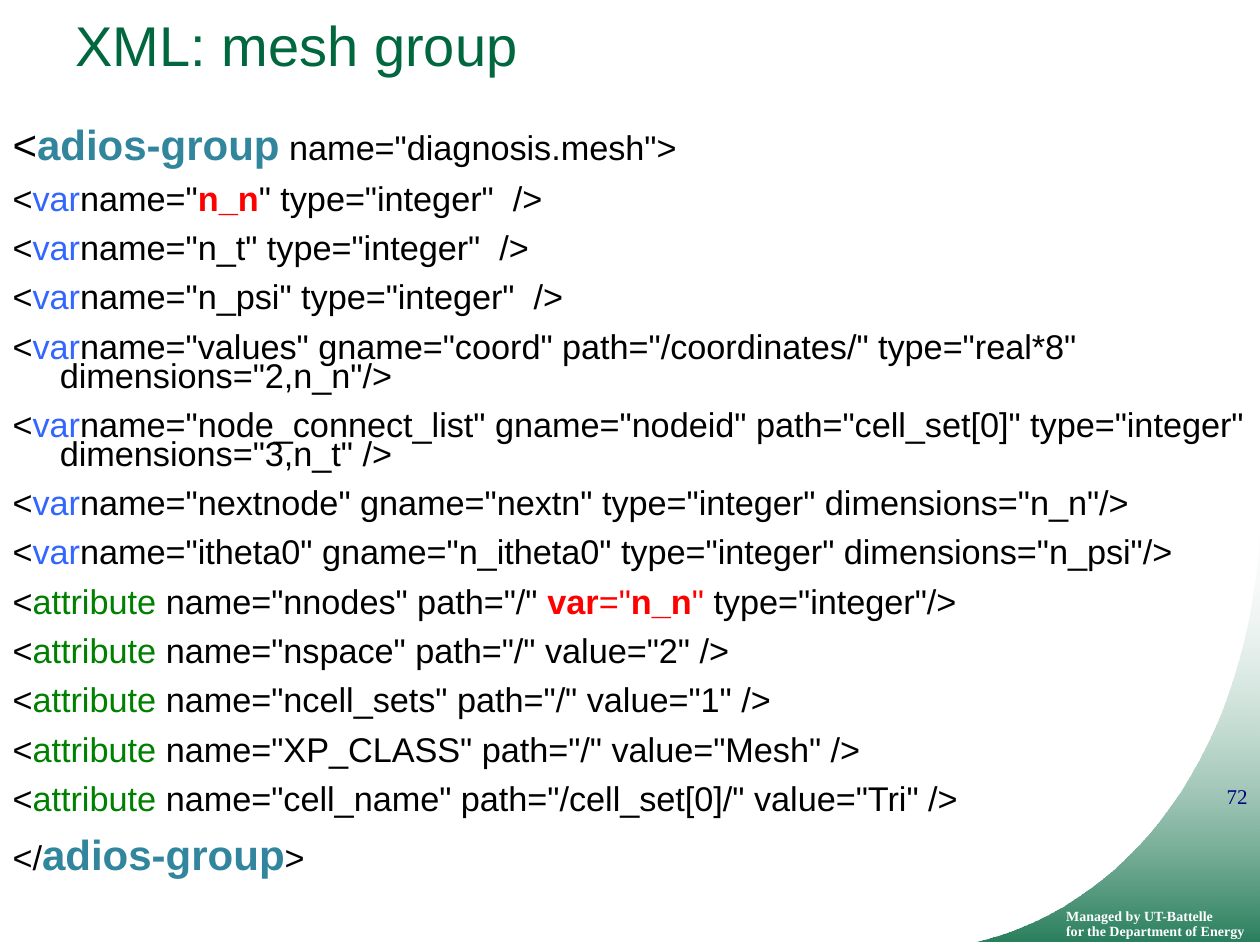
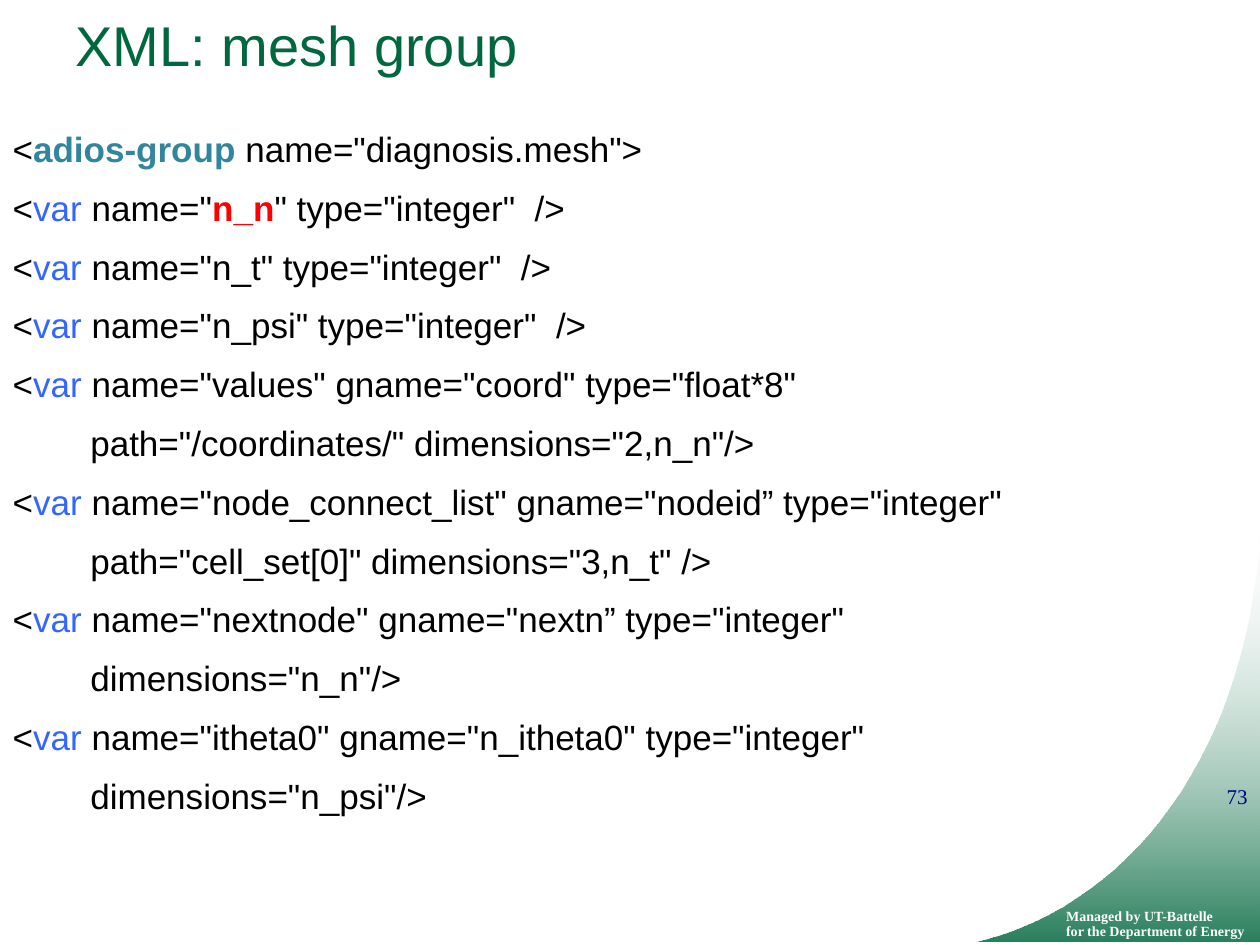
Before and after one commit to ornladios/ADIOS, a slide deck: slide 73 of tutorial/adios_api_scidac_tutorial.pptx (slide 72 before the commit). Drawn at 1260x945 pixels with LibreOffice and Linux fonts; fonts in the diff are those of the drawing; background and template pictures are left out. Boxes give left, top, right and bottom in pixels: in the first picture for what was removed or moved away, otherwise in the second. Text is boxed around its words. In the diff, an @@ line names an element or a change of style, - is before the commit and + after.

```diff
--- a/tutorial/adios_api_scidac_tutorial.pptx
+++ b/tutorial/adios_api_scidac_tutorial.pptx
@@ text at (13,136,642,169): size 24 to 20 pt in "<adios-group"; size 19.6 to 20 pt in "name="diagnosis.mesh">"; line spacing 0.7 to 0.9 @@
@@ text at (13,195,1002,815): text changed; size 19.6 to 20 pt @@
-<varname="n_n" type="integer" />
-<varname="n_t" type="integer" />
-<varname="n_psi" type="integer" />
-<varname="values" gname="coord" path="/coordinates/" type="real*8" dimensions="2,n_n"/>
-<varname="node_connect_list" gname="nodeid" path="cell_set[0]" type="integer" dimensions="3,n_t" />
-<varname="nextnode" gname="nextn" type="integer" dimensions="n_n"/>
-<varname="itheta0" gname="n_itheta0" type="integer" dimensions="n_psi"/>
-<attribute name="nnodes" path="/" var="n_n" type="integer"/>
-<attribute name="nspace" path="/" value="2" />
-<attribute name="ncell_sets" path="/" value="1" />
-<attribute name="XP_CLASS" path="/" value="Mesh" />
-<attribute name="cell_name" path="/cell_set[0]/" value="Tri" />
-</adios-group>
+<var name="n_n" type="integer" />
+<var name="n_t" type="integer" />
+<var name="n_psi" type="integer" />
+<var name="values" gname="coord" type="float*8"
+path="/coordinates/" dimensions="2,n_n"/>
+<var name="node_connect_list" gname="nodeid” type="integer"
+path="cell_set[0]" dimensions="3,n_t" />
+<var name="nextnode" gname="nextn” type="integer"
+dimensions="n_n"/>
+<var name="itheta0" gname="n_itheta0" type="integer"
+dimensions="n_psi"/>
@@ page number at (1227,790,1248,804): text changed @@
-72
+73
```
Also in this commit, not shown: 28 other slides changed, 17 slides added, 5 slides removed.
